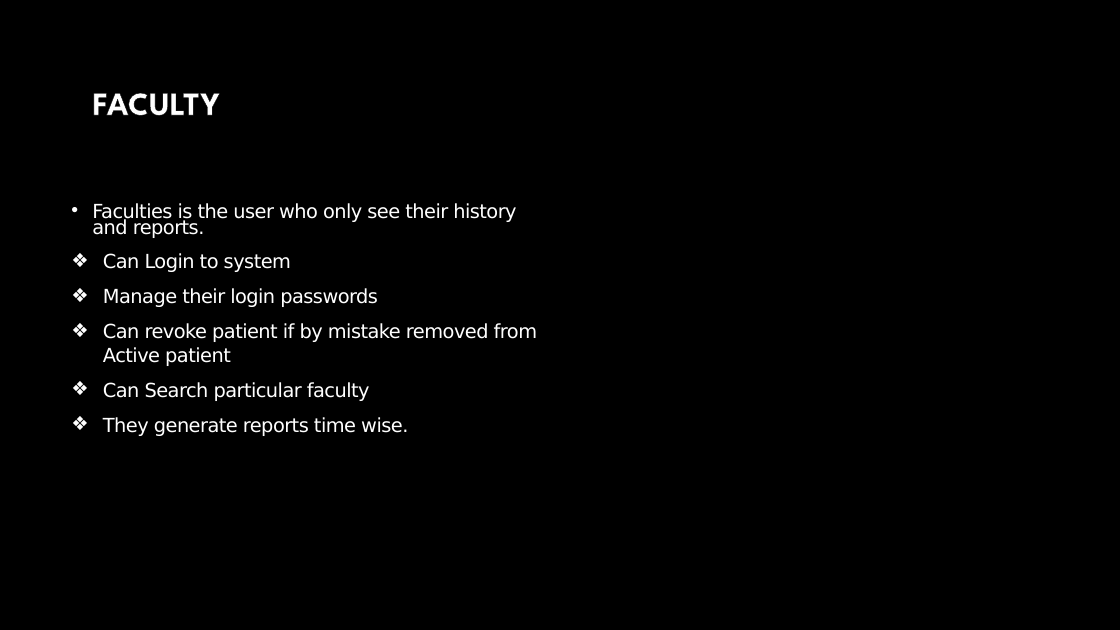
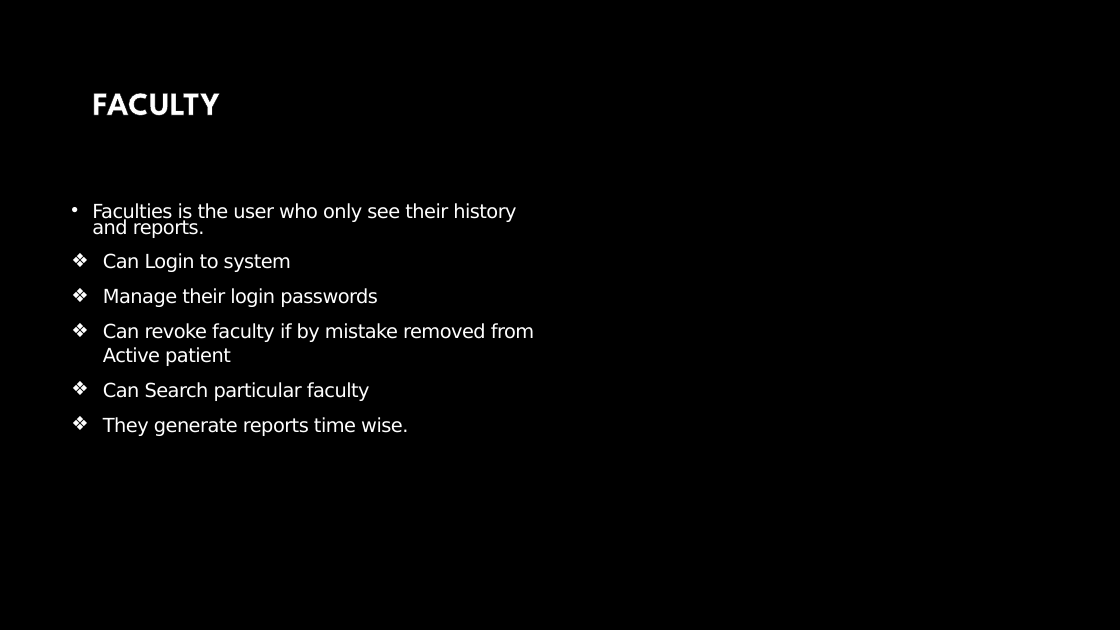
Before and after one commit to maturkarjaygmailcom/work-efficiency-management, a slide deck: slide 14 of ppt/Work-Efficiency-Management.pptx. Drawn at 1120x630 pixels with LibreOffice and Linux fonts; fonts in the diff are those of the drawing; background and template pictures are left out. Boxes give left, top, right and bottom in pixels: in the first picture for what was removed or moved away, otherwise in the second. Text is boxed around its words. In the diff, an @@ line names an element or a change of style, - is before the commit and + after.

```diff
--- a/ppt/Work-Efficiency-Management.pptx
+++ b/ppt/Work-Efficiency-Management.pptx
@@ text at box(103, 323, 534, 366): text changed @@
-❖ Can revoke patient if by mistake removed from Active patient
+❖ Can revoke faculty if by mistake removed from Active patient
```
Also in this commit, not shown: 1 other slide changed, 3 other files.
